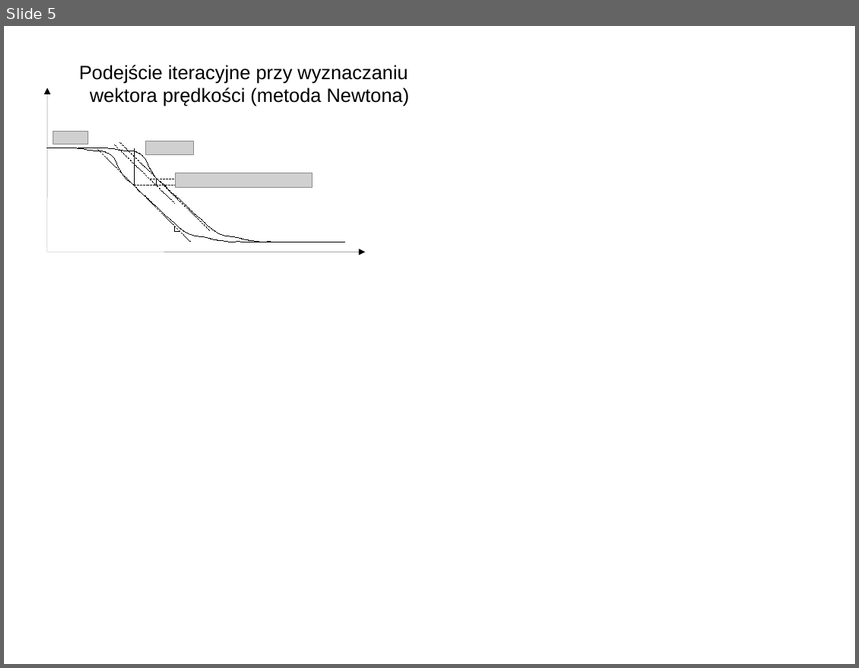
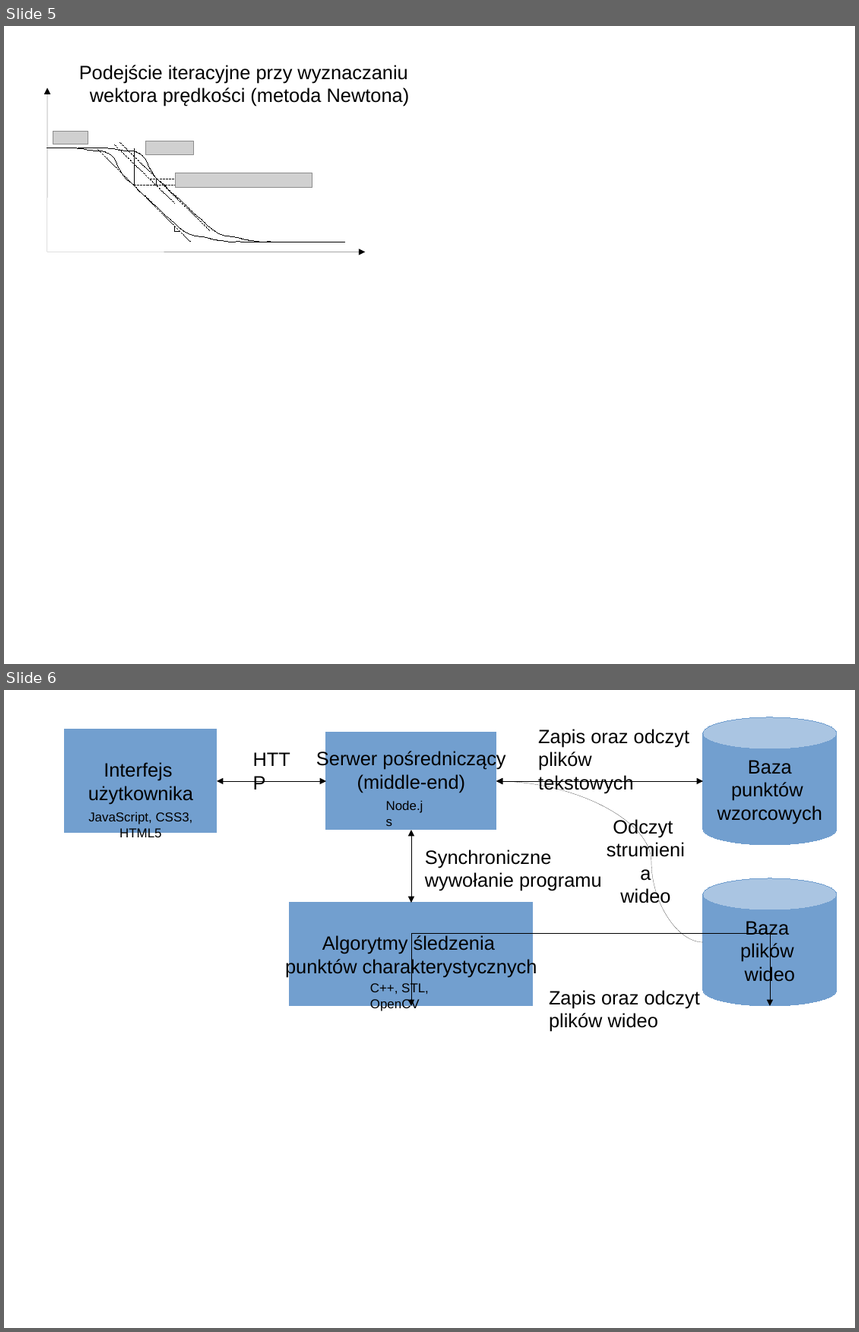
Before and after one commit to afronski/hand-feature-points-tracking, a slide deck: doc/original-pictures/Pictures.odp. Shown one above the other, each under a label of ours: slide 5 before the commit, slides 5 and 6 after it. The pictures are 859x668 and 859x1332 pixels, drawn with LibreOffice and Linux fonts; fonts in the diff are those of the drawing; grey boxes stand for pictures; background and template pictures are left out. Boxes give left, top, right and bottom in pixels: in the first picture for what was removed or moved away, otherwise in the second. Text is boxed around its words. In the diff, an @@ line names an element or a change of style, - is before the commit and + after.

```diff
--- a/doc/original-pictures/Pictures.odp
+++ b/doc/original-pictures/Pictures.odp
@@ slide 6 added at (4,690,855,1328), background #FFFFFF @@
@@ rectangle added at (65,730,218,833), fill #729FCF, outline #729FCF 0 pt, 18 pt, text #000000 @@
+Interfejs
+użytkownika
@@ rectangle added at (326,733,496,830), fill #729FCF, outline #729FCF 0 pt, 18 pt, text #000000 @@
+Serwer pośredniczący
+(middle-end)
@@ text added at (538,729,690,793), 18 pt, text #000000 @@
+Zapis oraz odczyt
+plików tekstowych
@@ cylinder added at (704,717,838,844), fill #729FCF, outline #729FCF 0 pt, 18 pt, text #000000 @@
+Baza
+punktów
+wzorcowych
@@ text added at (246,743,312,781), 18 pt, text #000000 @@
+HTTP
@@ elbow double arrow added from (218, 781) to (326, 781), #000000 0 pt @@
@@ text added at (386,800,424,813), 12 pt, text #000000 @@
+Node.js
@@ elbow double arrow added from (496, 781) to (704, 781), #000000 0 pt @@
@@ curved arrow added from (704, 942) to (496, 781), #000000 0 pt @@
@@ text added at (88,812,193,840), 12 pt, text #000000 @@
+JavaScript, CSS3, HTML5
@@ text added at (613,818,673,907), 18 pt, text #000000 @@
+Odczyt
+strumienia
+wideo
@@ elbow double arrow added from (412, 904) to (412, 830), #000000 0 pt @@
@@ text added at (425,850,602,891), 18 pt, text #000000 @@
+Synchroniczne wywołanie programu
@@ cylinder added at (704,878,838,1006), fill #729FCF, outline #729FCF 0 pt, 18 pt, text #000000 @@
+Baza
+plików
+wideo
@@ rectangle added at (290,904,533,1007), fill #729FCF, outline #729FCF 0 pt, 18 pt, text #000000 @@
+Algorytmy śledzenia
+punktów charakterystycznych
@@ text added at (370,982,429,1011), 12 pt, text #000000 @@
+C++, STL, OpenCV
@@ elbow double arrow added from (412, 1006) to (770, 1006), #000000 0 pt @@
@@ text added at (549,990,700,1032), 18 pt, text #000000 @@
+Zapis oraz odczyt
+plików wideo
```
Also in this commit, not shown: 7 other files.
